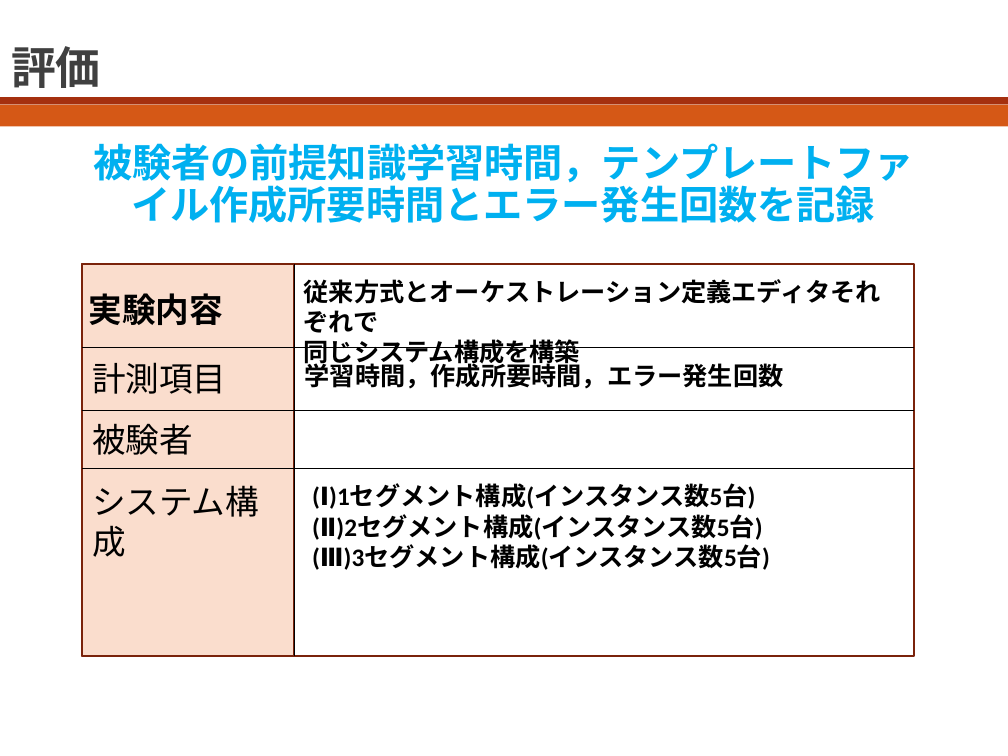
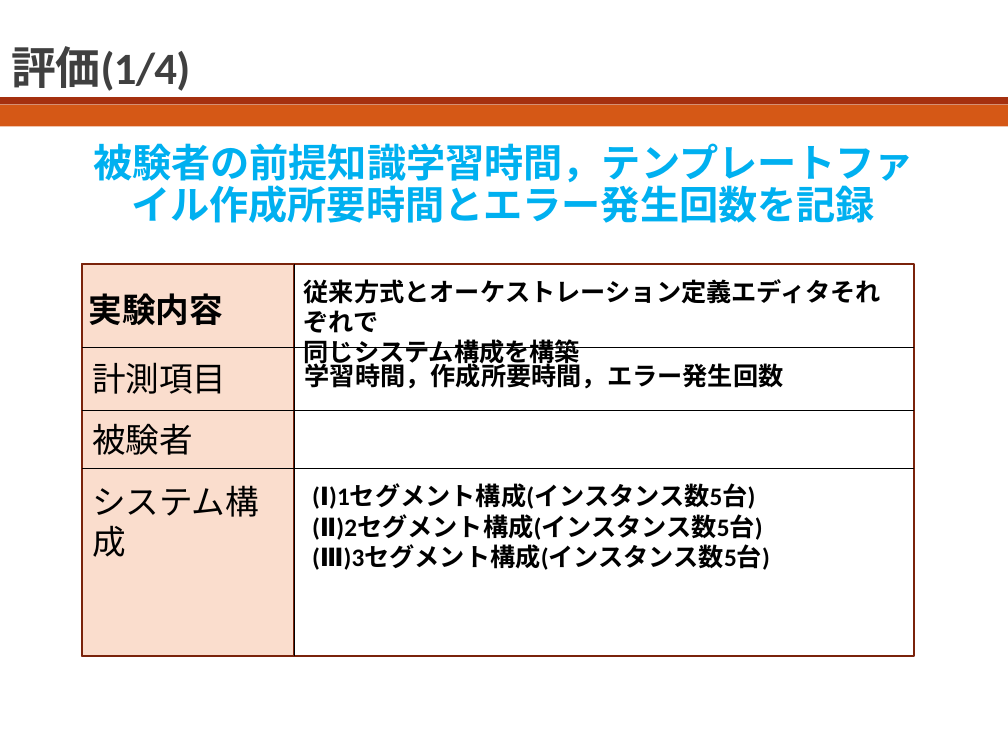
Before and after one commit to bokuhide/GUIToolCreate, a slide deck: slide 9 of 卒業論文本体/発表用スライド.pptx. Drawn at 1008x756 pixels with LibreOffice and Linux fonts; fonts in the diff are those of the drawing. Boxes give left, top, right and bottom in pixels: in the first picture for what was removed or moved away, otherwise in the second. Text is boxed around its words. In the diff, an @@ line names an element or a change of style, - is before the commit and + after.

```diff
--- a/卒業論文本体/発表用スライド.pptx
+++ b/卒業論文本体/発表用スライド.pptx
@@ title at (12, 46, 191, 91): text changed @@
-評価
+評価(1/4)
```
Also in this commit, not shown: 9 other slides changed, 1 slide added, 17 other files.
